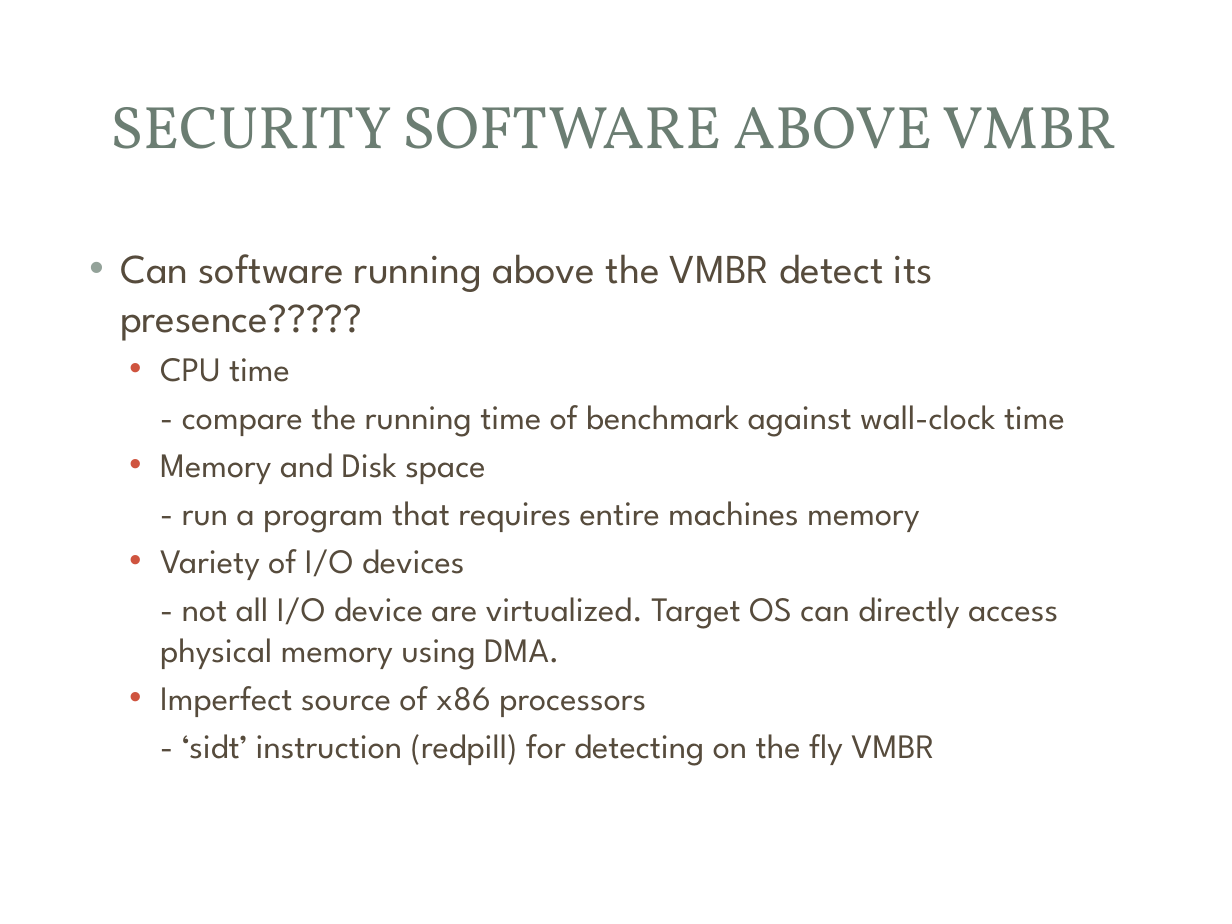
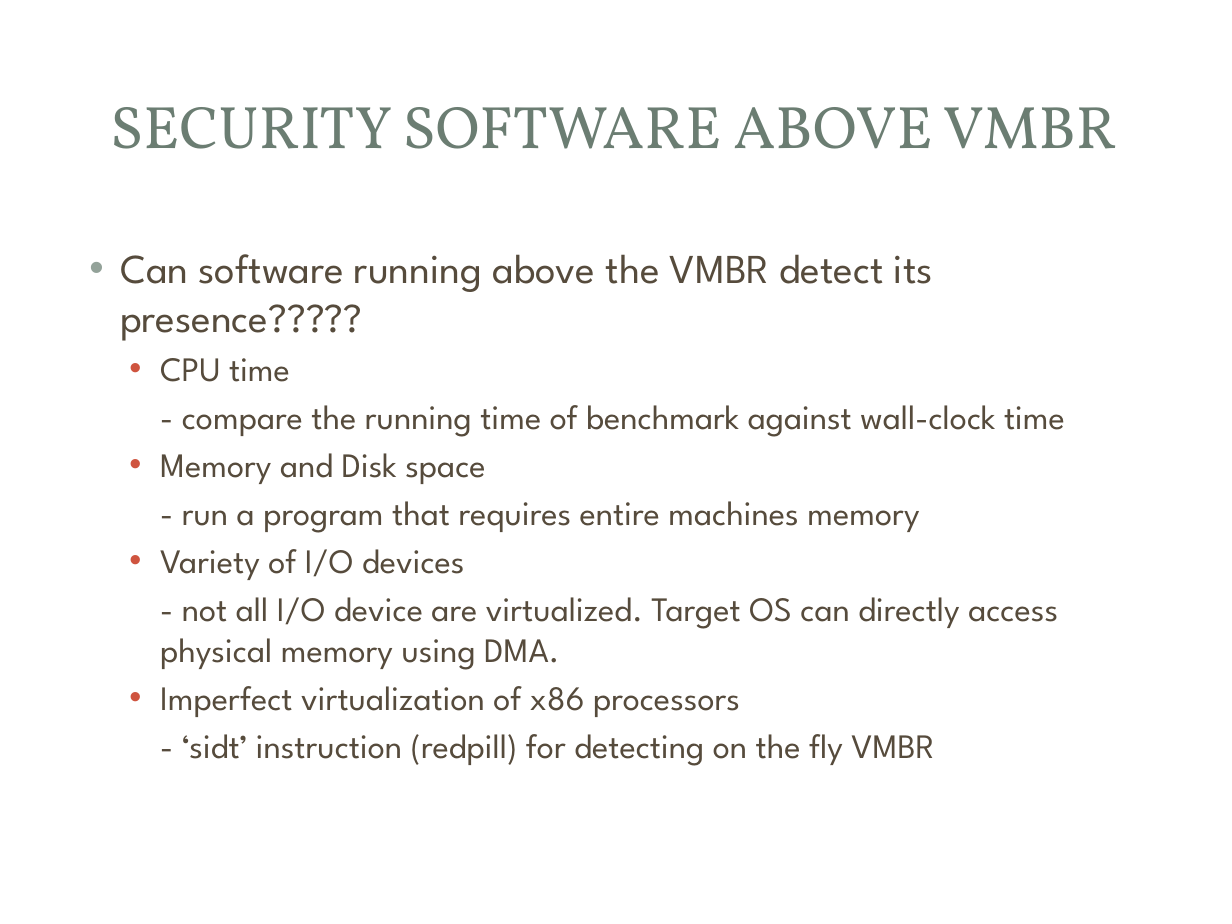
Before and after one commit to mjmalkowski11023/Computer-Security-2013, a slide deck: slide 13 of VMBR_Presentation.pptx. Drawn at 1232x924 pixels with LibreOffice and Linux fonts; fonts in the diff are those of the drawing; background and template pictures are left out. Boxes give left, top, right and bottom in pixels: in the first picture for what was removed or moved away, otherwise in the second. Text is boxed around its words. In the diff, an @@ line names an element or a change of style, - is before the commit and + after.

Commit message:
corrected few typos

```diff
--- a/VMBR_Presentation.pptx
+++ b/VMBR_Presentation.pptx
@@ text at [160, 686, 740, 717]: text changed @@
-  • Imperfect source of x86 processors
+  • Imperfect virtualization of x86 processors
```
Also in this commit, not shown: 1 other slide changed.
